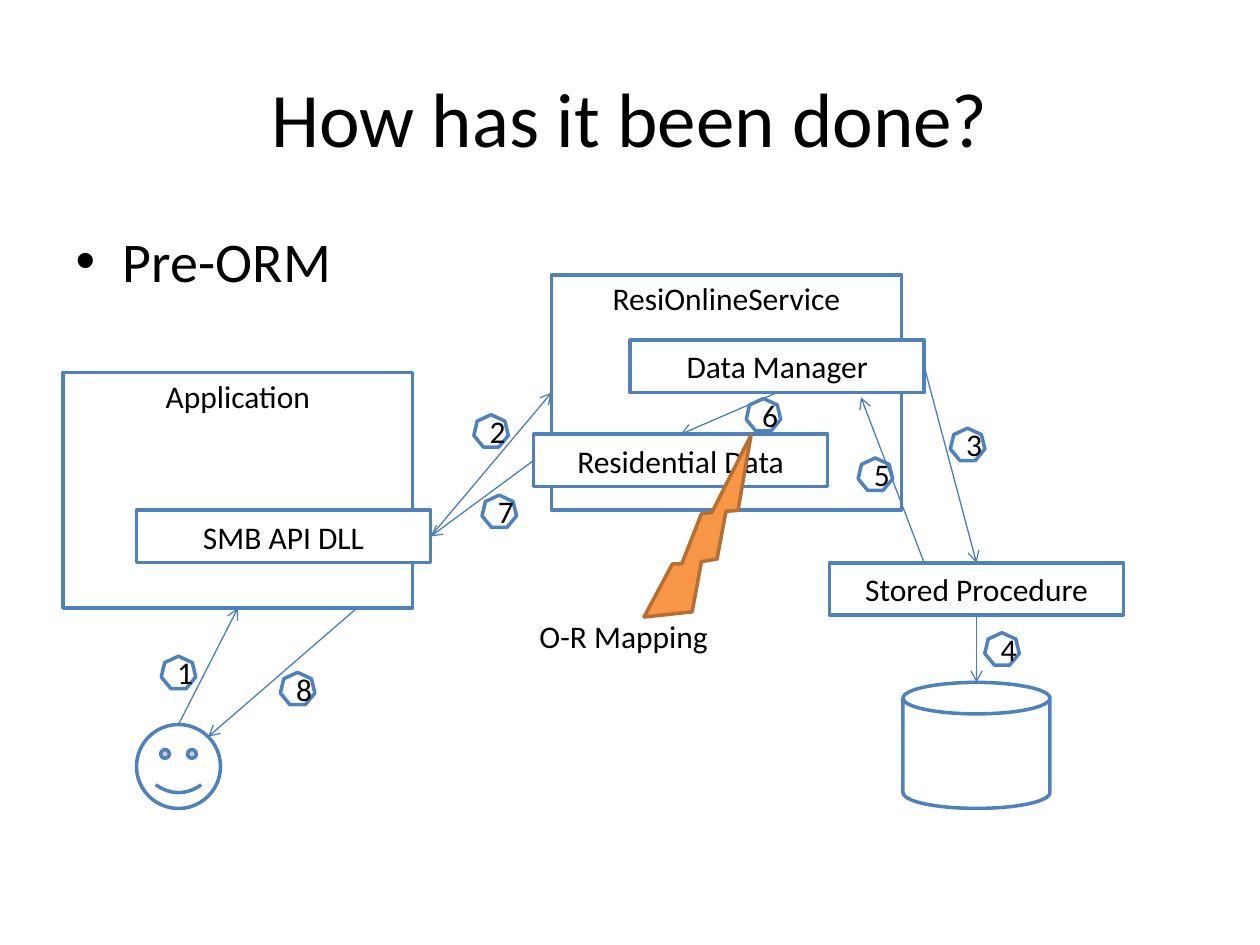
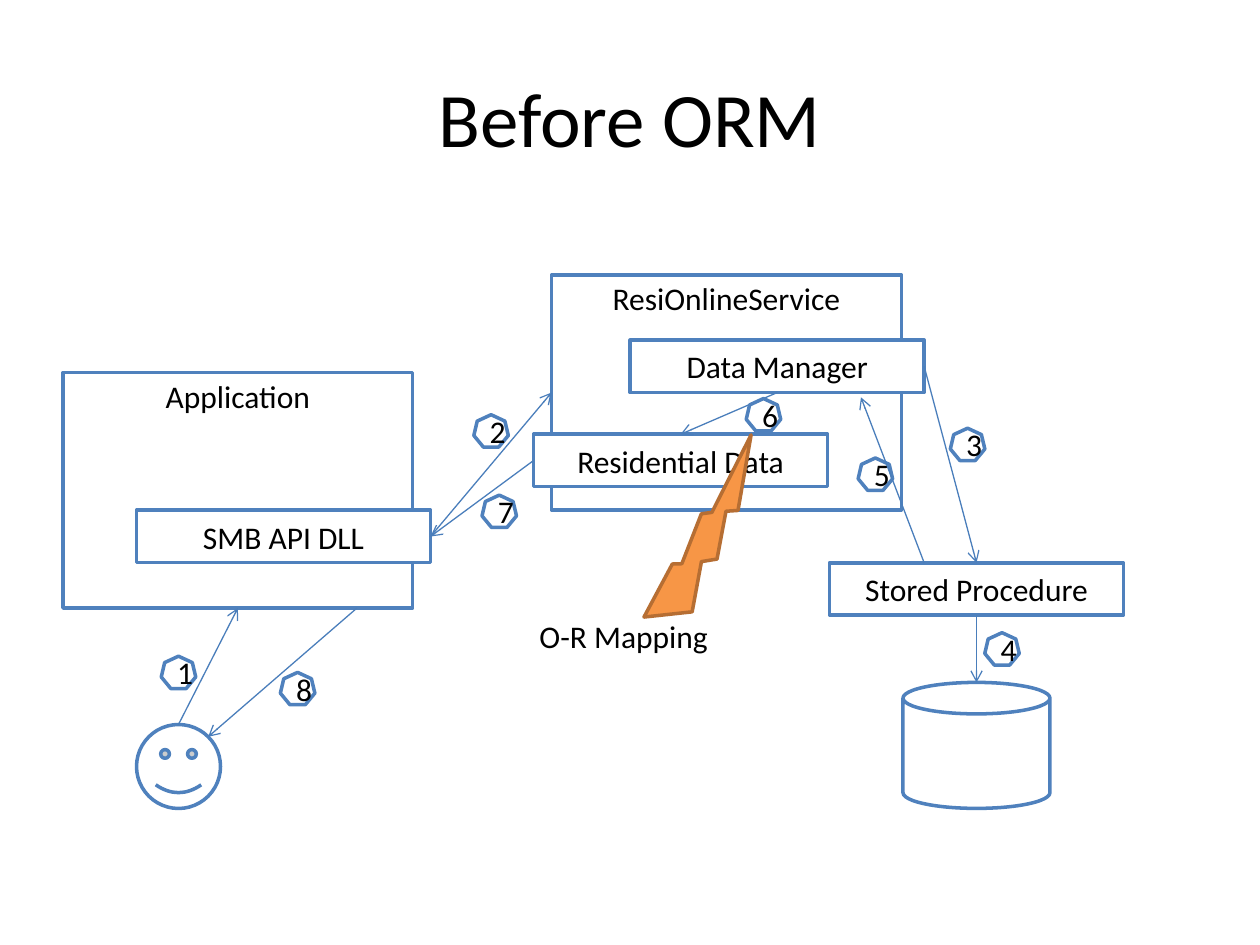
Before and after one commit to harrychou/Notes, a slide deck: slide 11 of Data Access Framework.pptx (slide 20 before the commit). Drawn at 1260x945 pixels with LibreOffice and Linux fonts; fonts in the diff are those of the drawing. Boxes give left, top, right and bottom in pixels: in the first picture for what was removed or moved away, otherwise in the second. Text is boxed around its words. In the diff, an @@ line names an element or a change of style, - is before the commit and + after.

Commit message:
te

```diff
--- a/Data Access Framework.pptx
+++ b/Data Access Framework.pptx
@@ title at <box>439,94,820,148</box>: text changed @@
-How has it been done?
+Before ORM
@@ text removed at <box>123,245,331,283</box> @@
-• Pre-ORM
```
Also in this commit, not shown: 1 slide added.
